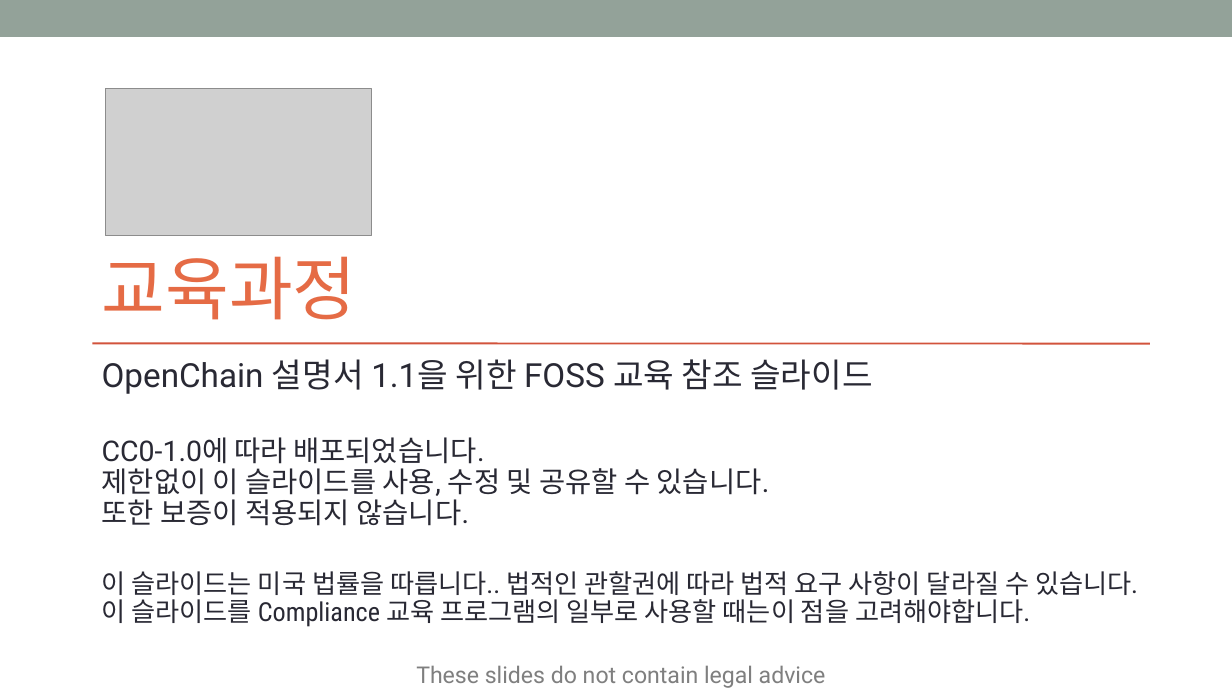
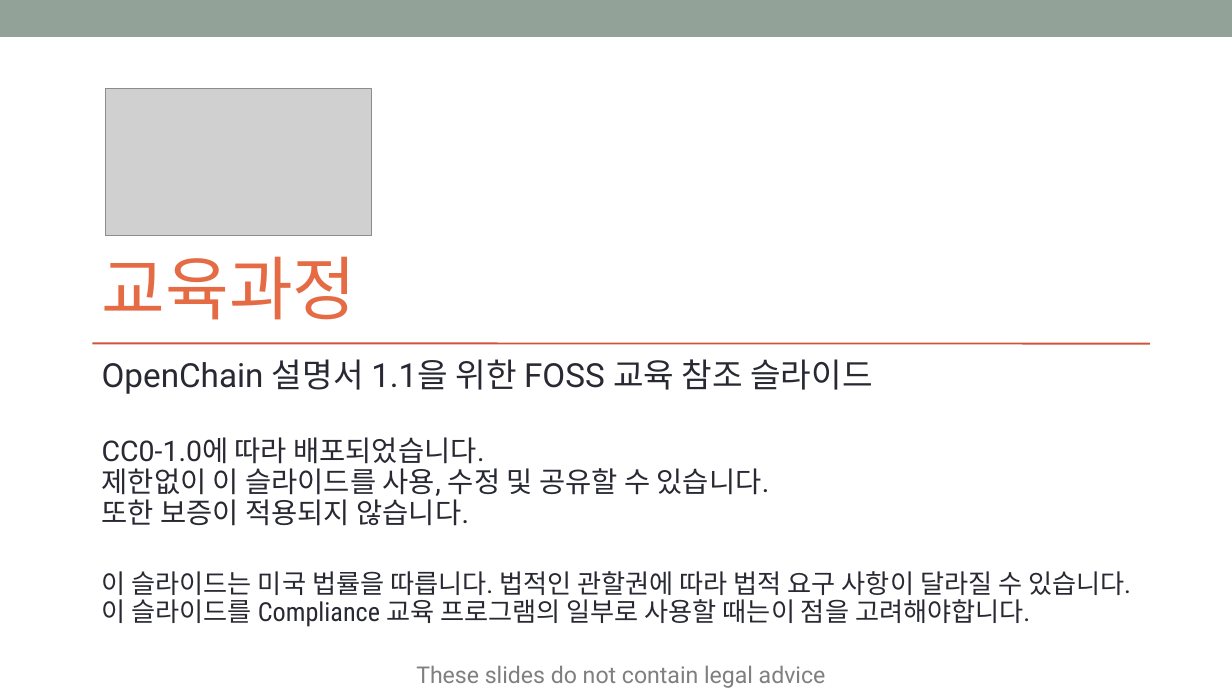
Before and after one commit to OpenChain-KWG/Curriculum-Translation-KR, a slide deck: slide 1 of target/slides/openchain-curriculum-for-1-1.pptx. Drawn at 1232x693 pixels with LibreOffice and Linux fonts; fonts in the diff are those of the drawing; grey boxes stand for pictures. Boxes give left, top, right and bottom in pixels: in the first picture for what was removed or moved away, otherwise in the second. Text is boxed around its words. In the diff, an @@ line names an element or a change of style, - is before the commit and + after.

```diff
--- a/target/slides/openchain-curriculum-for-1-1.pptx
+++ b/target/slides/openchain-curriculum-for-1-1.pptx
@@ subtitle at (102,571,1131,627): text changed @@
-이 슬라이드는 미국 법률을 따릅니다.. 법적인 관할권에 따라 법적 요구 사항이 달라질 수 있습니다.
-이 슬라이드를 Compliance 교육 프로그램의 일부로 사용할 때는이 점을 고려해야합니다.
+이 슬라이드는 미국 법률을 따릅니다. 법적인 관할권에 따라 법적 요구 사항이 달라질 수 있습니다.
+이 슬라이드를 Compliance 교육 프로그램의 일부로 사용할 때는이 점을 고려해야합니다.
```
Also in this commit, not shown: 10 other slides changed, 8 other files.
